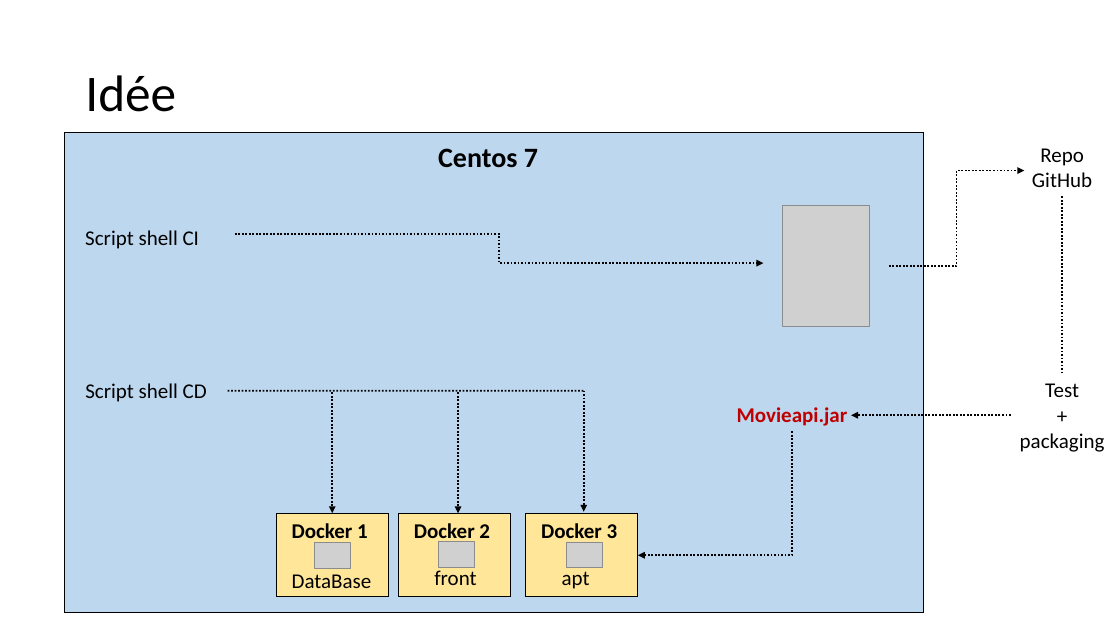
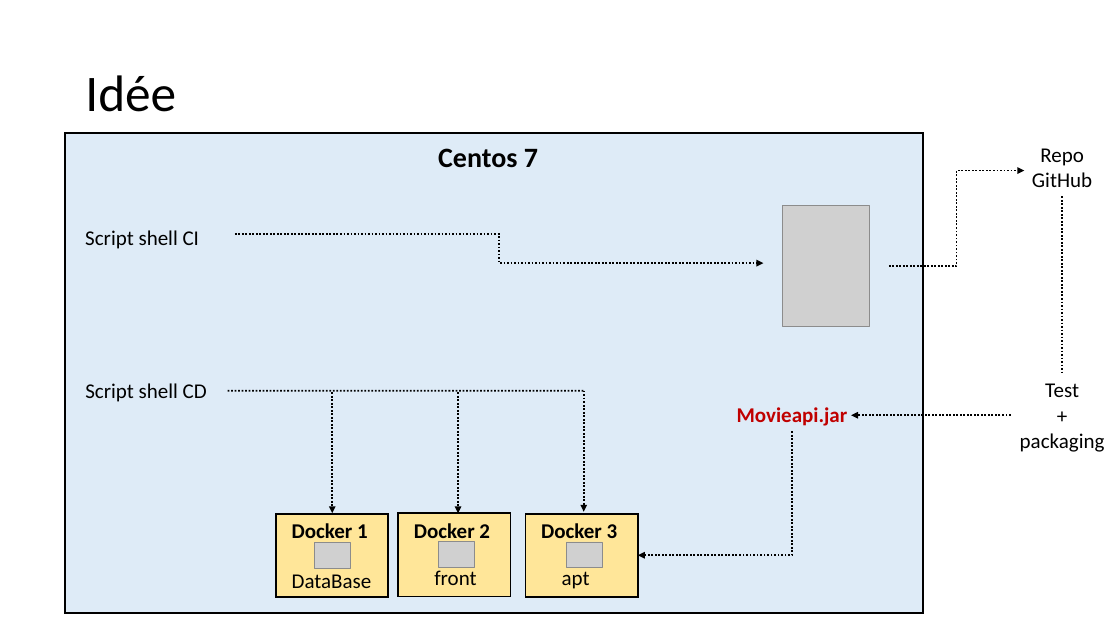
Before and after one commit to AlexaBou/project-history, a slide deck: slide 4 of Projet final.pptx (slide 3 before the commit). Drawn at 1120x630 pixels with LibreOffice and Linux fonts; fonts in the diff are those of the drawing; grey boxes stand for pictures. Boxes give left, top, right and bottom in pixels: in the first picture for what was removed or moved away, otherwise in the second. Text is boxed around its words. In the diff, an @@ line names an element or a change of style, - is before the commit and + after.

```diff
--- a/Projet final.pptx
+++ b/Projet final.pptx
@@ rectangle at (65,133,923,613): fill #BDD7EE to #DEEBF7; outline #000000 1 pt to #000000 1.5 pt @@
@@ outline #000000 1 pt to #000000 1.5 pt in 3 elements at (276,513,389,597), (526,513,639,597), (398,513,511,597) @@
```
Also in this commit, not shown: 3 other slides changed, 7 slides added.
